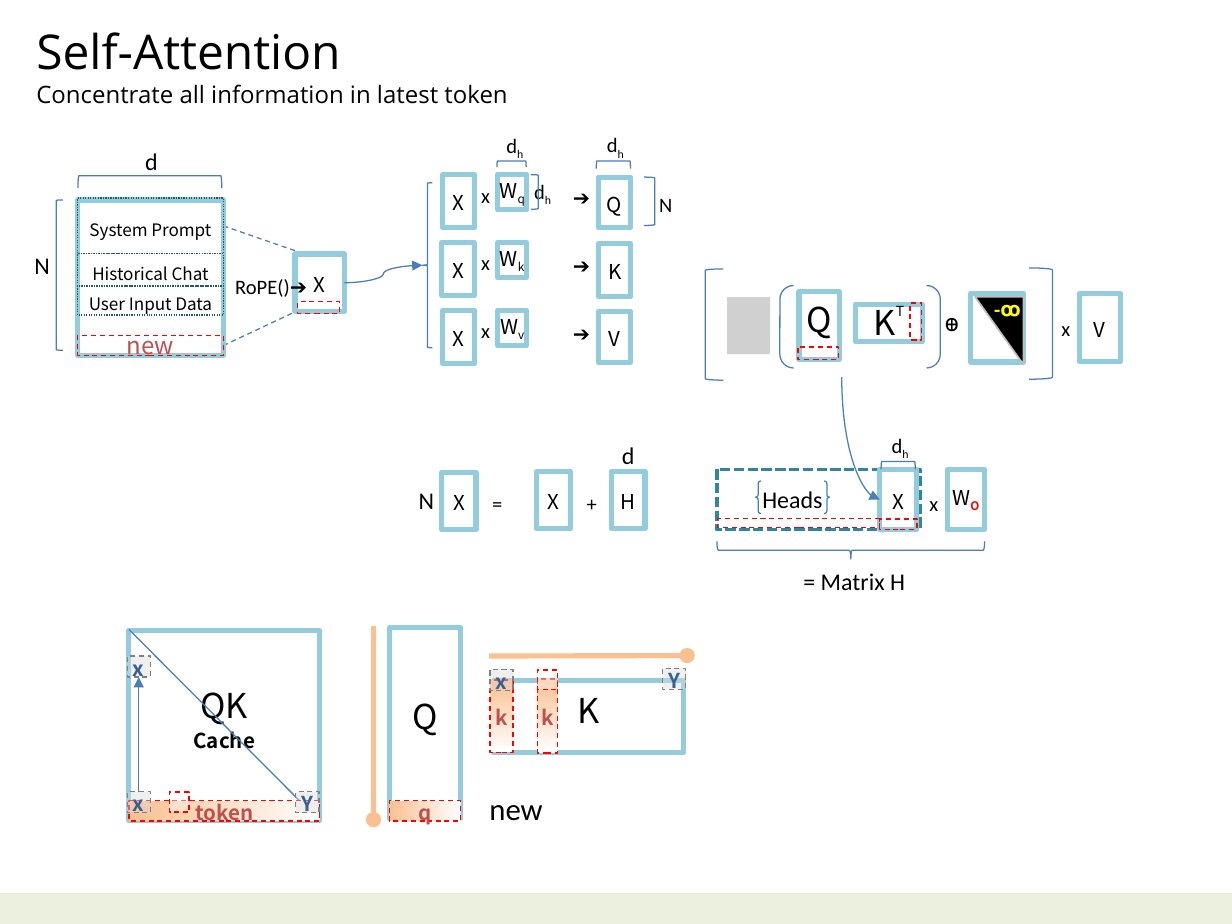
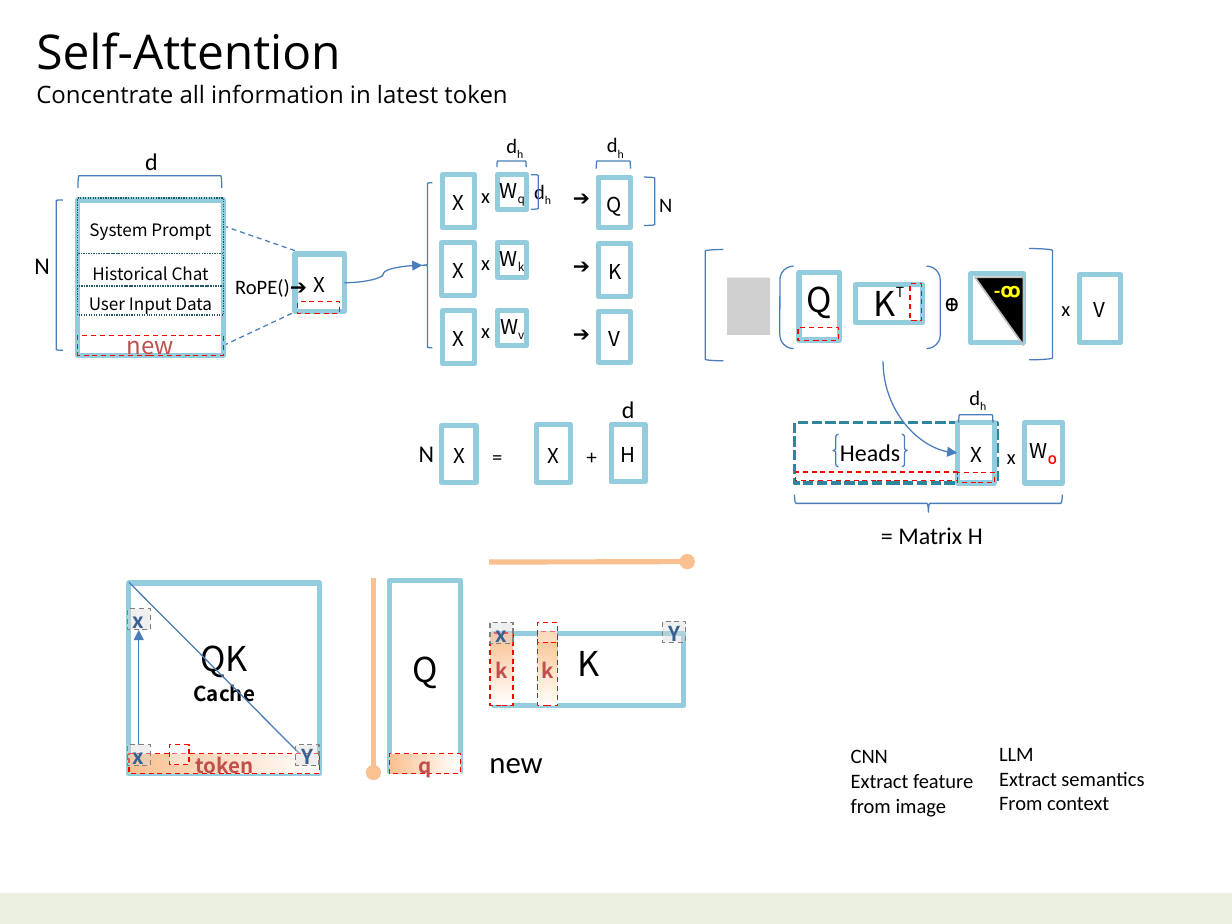
Before and after one commit to navibator/crazy-ai, a slide deck: slide 9 of ai.pptx. Drawn at 1232x924 pixels with LibreOffice and Linux fonts; fonts in the diff are those of the drawing; grey boxes stand for pictures. Boxes give left, top, right and bottom in pixels: in the first picture for what was removed or moved away, otherwise in the second. Text is boxed around its words. In the diff, an @@ line names an element or a change of style, - is before the commit and + after.

```diff
--- a/ai.pptx
+++ b/ai.pptx
@@ 6 rectangles, 2 texts, 2 left brackets, 1 right triangle, 1 bracket pair, 1 picture: place and size @@
-6 rectangles, 2 texts, 2 left brackets, 1 right triangle, 1 bracket pair, 1 picture at bbox=[705, 269, 1120, 379]
+6 rectangles, 2 texts, 2 left brackets, 1 right triangle, 1 bracket pair, 1 picture at bbox=[705, 249, 1120, 361]
@@ curved arrow moved from (841, 377) - (880, 500) to (883, 361) - (957, 453) @@
@@ text "dh": place and size @@
-text "dh" at bbox=[894, 432, 906, 462]
+text "dh" at bbox=[972, 384, 983, 414]
@@ 2 rectangles, 1 text, 1 right bracket: place and size @@
-2 rectangles, 1 text, 1 right bracket at bbox=[821, 462, 917, 590]
+2 rectangles, 1 text, 1 right bracket at bbox=[898, 415, 994, 544]
@@ 3 rectangles, 1 brace pair, 1 text, 1 right brace: place and size @@
-3 rectangles, 1 brace pair, 1 text, 1 right brace at bbox=[716, 469, 984, 559]
+3 rectangles, 1 brace pair, 1 text, 1 right brace at bbox=[794, 423, 1062, 512]
@@ arrow moved from (489, 655) - (687, 655) to (489, 562) - (687, 562) @@
@@ 5 rectangles, 2 arrows: place and size @@
-5 rectangles, 2 arrows at bbox=[127, 626, 686, 822]
+5 rectangles, 2 arrows at bbox=[127, 578, 686, 774]
@@ 12 rectangles, 5 texts, 1 line: place and size @@
-12 rectangles, 5 texts, 1 line at bbox=[127, 447, 684, 821]
+12 rectangles, 5 texts, 1 line at bbox=[127, 401, 684, 774]
@@ text added at bbox=[851, 749, 973, 817], 12 pt, text #000000 @@
+CNN
+Extract feature
+from image
@@ text added at bbox=[999, 748, 1144, 810], 12 pt, text #000000 @@
+LLM
+Extract semantics
+From context
```
Also in this commit, not shown: 4 other slides changed, 1 other file.
